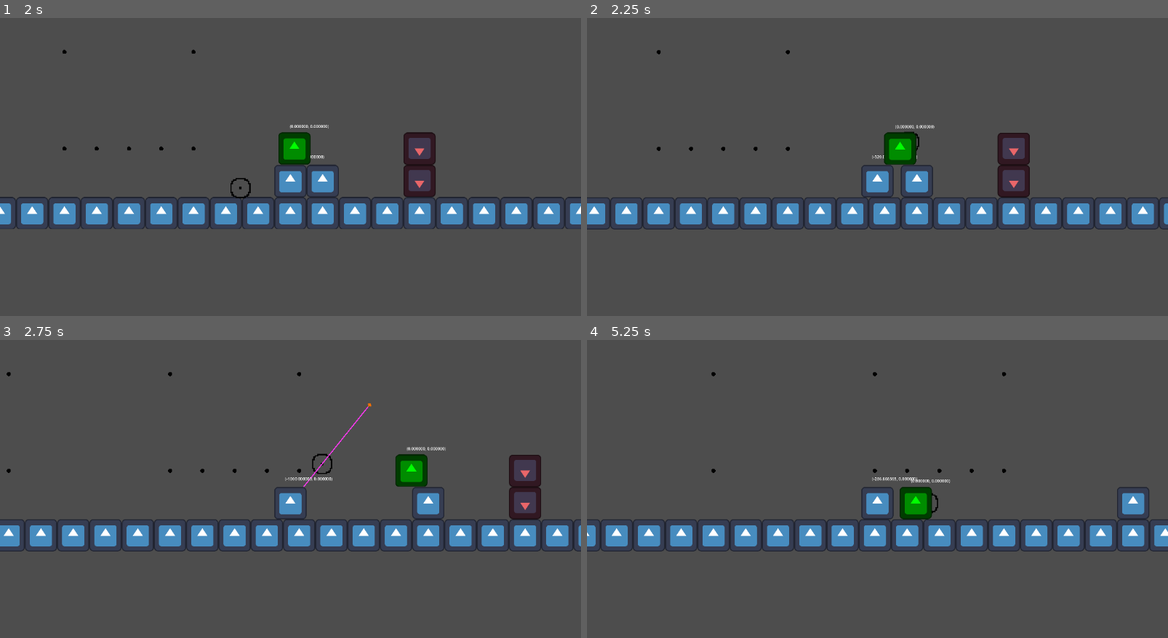
Above: before the commit, frames 1-4 (two rows, left to right).
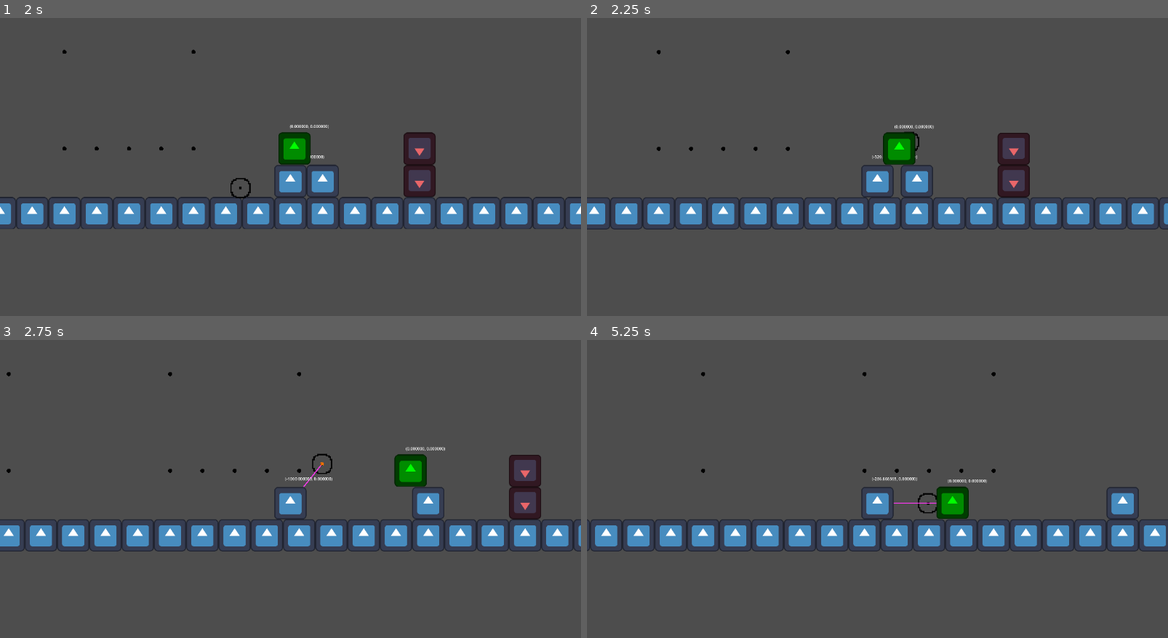
Above: after the commit, the same moments.

Repository: CWmain/ParryPlatformer
Game: Godot game, scene res://levels/test_level.tscn
Two runs of this game, one before a commit and one after it. Both use one fixed random seed, a clock stepped at 60 frames per second and the inputs below. The engine's default icon, where the game draws it, is replaced by a stand-in: a white triangle on a blue panel in a dark square.
Inputs (mouse positions are in pixels of both pictures, inside the frame that each line leads up to):
- Up to frame 1 (2 s): move the mouse to (418, 164) at 0.52 s; hold Right mouse button (grapple) 0.53-1.28 s; hold Right (right) from 0.53 s (still down); tap W (jump) at 0.77, 1.52 s; tap Enter at 1.25 s; move the mouse to (174, 196) at 1.27 s; right-click (174, 196) at 1.35 s
- Up to frame 2 (2.25 s): tap Space at 2 s; move the mouse to (935, 110) at 2.02 s; release Right (right) at 2.03 s; hold A (left) from 2.03 s (still down); hold Right mouse button (grapple) from 2.03 s (still down)
- Up to frame 3 (2.75 s): keep holding A (left); keep holding Right mouse button (grapple)
- Up to frame 4 (5.25 s): move the mouse to (848, 569) at 2.77 s; release A (left) at 2.78 s; release Right mouse button (grapple) at 2.78 s; hold Right (right) 2.78-4.28 s; right-click (848, 569) at 2.85 s; tap W (jump) at 3.02, 3.77, 4.52 s; move the mouse to (1051, 551) at 3.52 s; hold Right mouse button (grapple) 3.53-4.28 s; move the mouse to (703, 453) at 4.27 s; hold A (left) 4.28-5.03 s; right-click (703, 453) at 4.35 s; move the mouse to (906, 503) at 5.02 s; hold Right (right) from 5.03 s (still down); hold Right mouse button (grapple) from 5.03 s (still down)

Frame 1 is identical in both runs. In frame 2, 0.2% of the frame differs, in the area x 50-60%, y 35-50%; in frame 3, 0.2%; in frame 4, 7.5%, in the area x 0-100%, y 10-71%.

Commit message:
Made the grapple physics process more readable by moving code to functions

Diff:
--- a/scripts/GrappleHook.gd
+++ b/scripts/GrappleHook.gd
@@ -4,7 +4,7 @@
 
 @export var _cross_hair_radius : float = 200
 @export var _grapple_length : float = 200
-@export var _grapple_rope_speed : float = 5000
+@export var _grapple_rope_speed : float = 3000
 @export var _grapple_drop_distance: float = 100
 @onready var _cross_hair = $CrossHair
 
@@ -13,9 +13,12 @@
 
 var isGrappling: bool = false
 var grappleOut: bool = false
+
+# When hooked is true player logic makes the player go towards the hooked location
 var hooked: bool = false
+var hooked_loc: Vector2 = Vector2(0,0)
+
 var hooked_object: Pullable = null
-var hooked_loc: Vector2 = Vector2(0,0)
 
 var _mouse_pos_normal: Vector2 = Vector2(1,0)
 var _grapple_normal: Vector2 = Vector2(1,0)
@@ -38,45 +41,8 @@
 		_rope.size.y = distance_to_tip
 
 func _physics_process(_delta):
-	if isGrappling:
-		# If grapple hasn't reached max length, increase it
-		var grappleReachedMaxLength: bool = _grapple_tip.position.distance_to(Vector2(0,0)) < _grapple_length
-		if grappleReachedMaxLength:
-			grappleOut = true
-			_grapple_tip.velocity = _grapple_normal * _grapple_rope_speed
 
-			#On the occurance of collision
-			var collision : KinematicCollision2D = _grapple_tip.move_and_collide(_grapple_tip.velocity * _delta)
-			if collision:
-				var isTileMap = collision.get_collider().get_class() == "TileMap"
-				if !isTileMap:
-					var isGrapplable = collision.get_collider().collision_layer & 8 == 8
-					var isPullable = collision.get_collider().collision_layer & 16 == 16
-					if isGrapplable:
-						# When hooked is set to true, triggers behviour in player
-						hooked_loc = collision.get_collider().get_parent().position
-						hooked = true
-
-					if isPullable:
-						hooked_object = collision.get_collider()
-
-
-				release_grapple()
-
-		# Reached max length
-		if _grapple_tip.position.distance_to(Vector2(0,0)) >= _grapple_length:
-			_grapple_tip.position = _grapple_normal*_grapple_length
-			release_grapple()
-
-	else:
-		if _grapple_tip.position.distance_to(Vector2(0,0)) > 50:
-			_grapple_tip.velocity = _grapple_tip.position.normalized() * -_grapple_rope_speed
-			_grapple_tip.move_and_collide(_grapple_tip.velocity * _delta)
-		else:
-			_grapple_tip.position = Vector2(0,0)
-			# Start timer when grapple is fully retracted
-			if grapple_cooldown.is_stopped():
-				grapple_cooldown.start()
+	grapple_shoot_and_return(_delta)
 
 	#Pull object logic
 	if hooked_object:
@@ -88,6 +54,60 @@
 		else:
 			print("Pulling")
 			hooked_object.follow_hook(to_global(_grapple_tip.position))
+
+func collision_logic(collision: KinematicCollision2D) -> void:
+	if !collision:
+		return
+
+	var isTileMap = collision.get_collider().get_class() == "TileMap"
+	if isTileMap:
+		return
+
+	var isGrapplable = collision.get_collider().collision_layer & 8 == 8
+	if isGrapplable:
+		# When hooked is set to true, triggers behviour in player
+		hooked_loc = collision.get_collider().get_parent().position
+		hooked = true
+		return
+
+	var isPullable = collision.get_collider().collision_layer & 16 == 16
+	if isPullable:
+		hooked_object = collision.get_collider()
+		return
+
+func grapple_shoot_and_return(_delta):
+	if isGrappling:
+
+		grappleOut = true
+
+		# If grapple hasn't reached max length, increase it
+		var grappleReachedMaxLength: bool = _grapple_tip.position.distance_to(Vector2(0,0)) >= _grapple_length
+		if !grappleReachedMaxLength:
+
+			_grapple_tip.velocity = _grapple_normal * _grapple_rope_speed
+
+			#On the occurance of collision
+			var collision : KinematicCollision2D = _grapple_tip.move_and_collide(_grapple_tip.velocity * _delta)
+			if collision:
+				collision_logic(collision)
+				release_grapple()
+
+		# Reached max length
+		grappleReachedMaxLength = _grapple_tip.position.distance_to(Vector2(0,0)) >= _grapple_length
+		if _grapple_tip.position.distance_to(Vector2(0,0)) >= _grapple_length:
+			_grapple_tip.position = _grapple_normal*_grapple_length
+			release_grapple()
+
+	# Grapple Returning
+	else:
+		if _grapple_tip.position.distance_to(Vector2(0,0)) > 50:
+			_grapple_tip.velocity = _grapple_tip.position.normalized() * _grapple_rope_speed * -1
+			_grapple_tip.move_and_collide(_grapple_tip.velocity * _delta)
+		else:
+			_grapple_tip.position = Vector2(0,0)
+			# Start timer when grapple is fully retracted
+			if grapple_cooldown.is_stopped():
+				grapple_cooldown.start()
 
 func shoot_grapple():
 	if !grappleOut:
